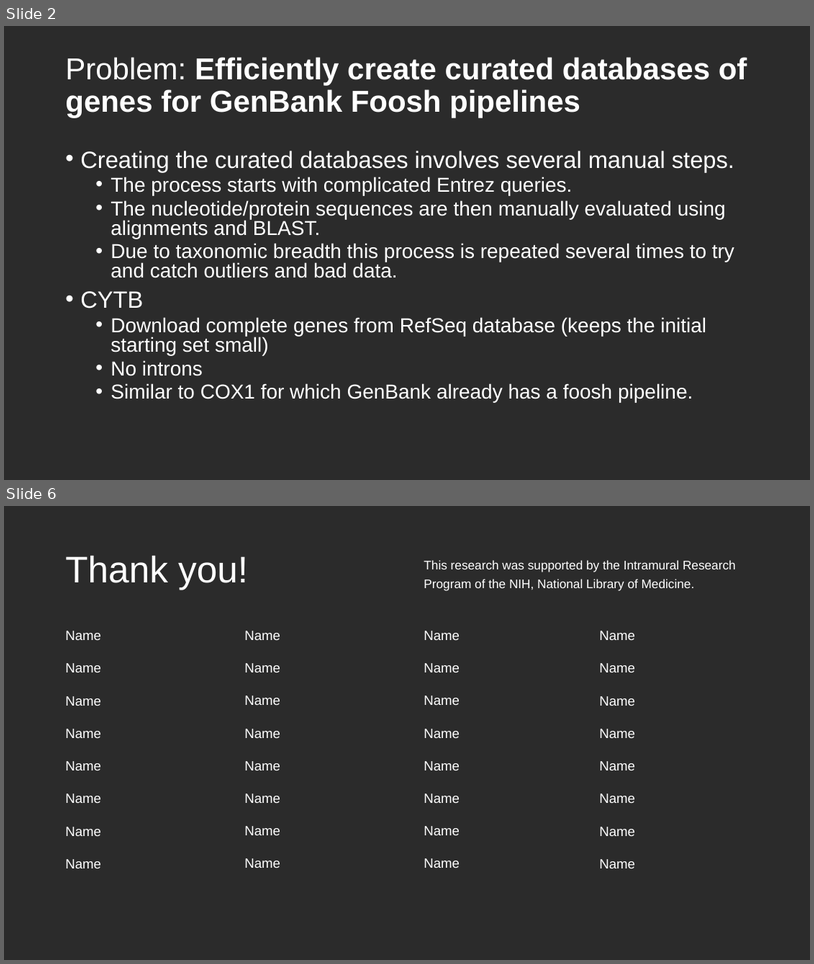
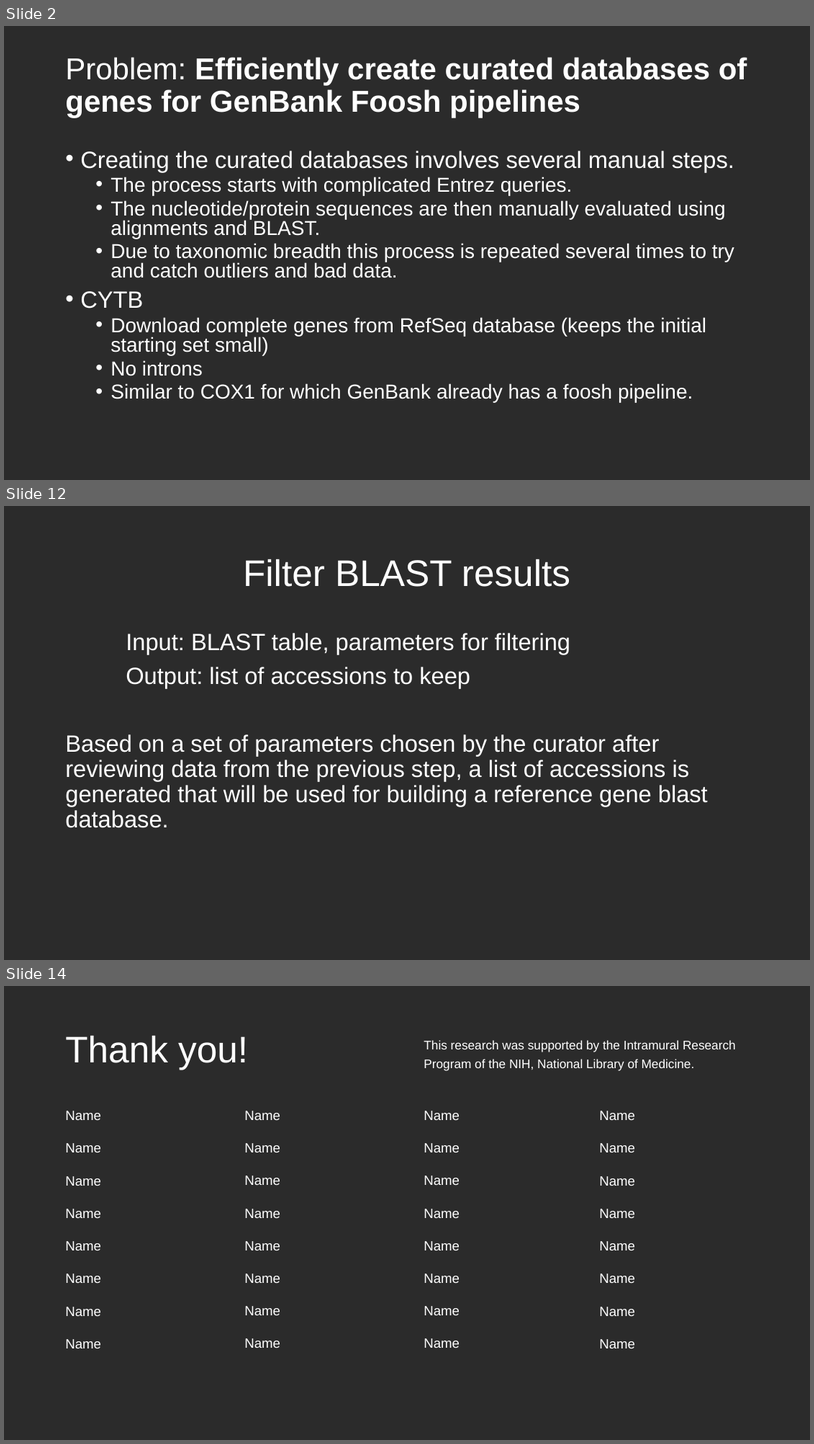
Before and after one commit to NCBI-Codeathons/Marker-Gene-Validator, a slide deck: Marker-Gene-Validator.pptx. Shown one above the other, each under a label of ours: slides 2 and 6 before the commit, slides 2, 12 and 14 after it; the slides between them are not shown. The pictures are 814x964 and 814x1444 pixels, drawn with LibreOffice and Linux fonts; fonts in the diff are those of the drawing; background and template pictures are left out; a plain dark background stands for a picture behind light text. Boxes give left, top, right and bottom in pixels: in the first picture for what was removed or moved away, otherwise in the second. Text is boxed around its words. In the diff, an @@ line names an element or a change of style, - is before the commit and + after.

```diff
--- a/Marker-Gene-Validator.pptx
+++ b/Marker-Gene-Validator.pptx
@@ slide 12 added at (x1=4, y1=506, x2=810, y2=960), background picture (left out) @@
@@ title added at (x1=243, y1=559, x2=571, y2=587), 44 pt, text #FFFFFF @@
+Filter BLAST results
@@ text added at (x1=65, y1=633, x2=708, y2=828), 28 pt, text #FFFFFF @@
+Input: BLAST table, parameters for filtering
+Output: list of accessions to keep
+Based on a set of parameters chosen by the curator after reviewing data from the previous step, a list of accessions is generated that will be used for building a reference gene blast database.
@@ what was slide 6 is now slide 14 @@
```
Also in this commit, not shown: 3 slides changed, 7 other slides added.
